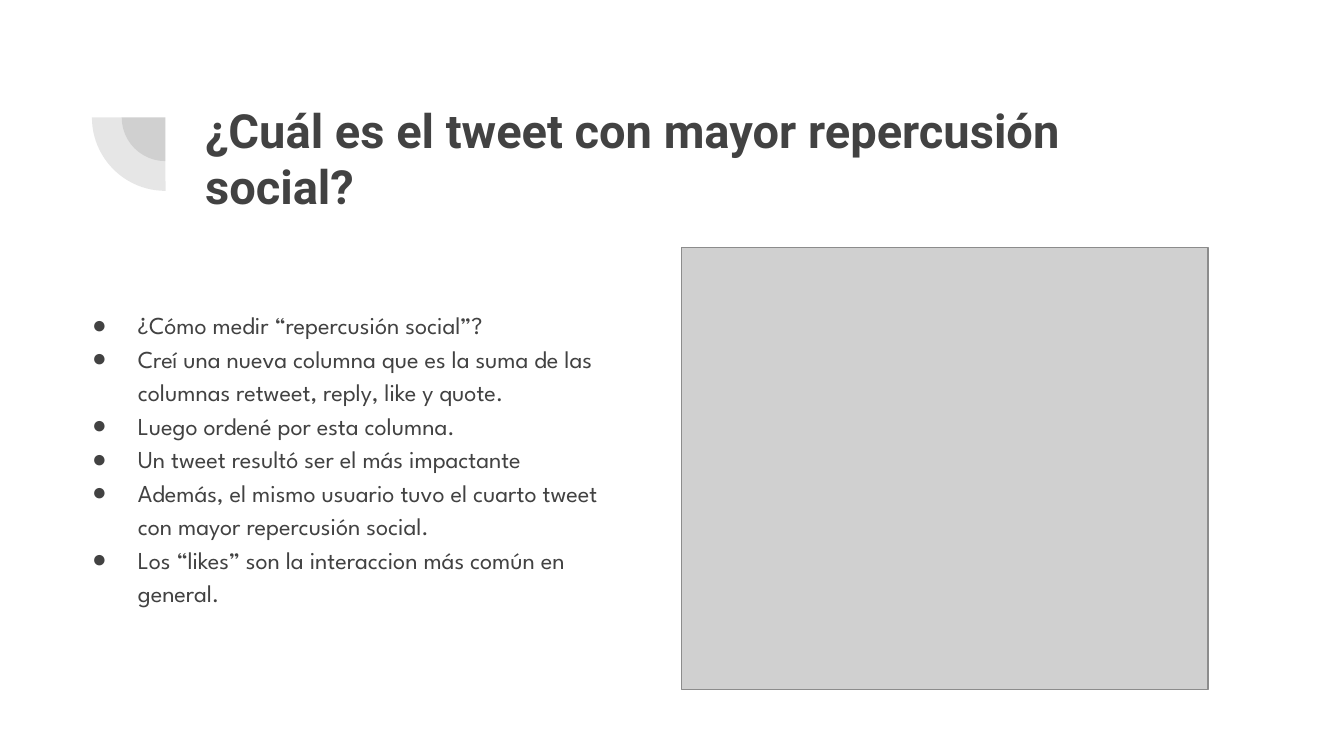
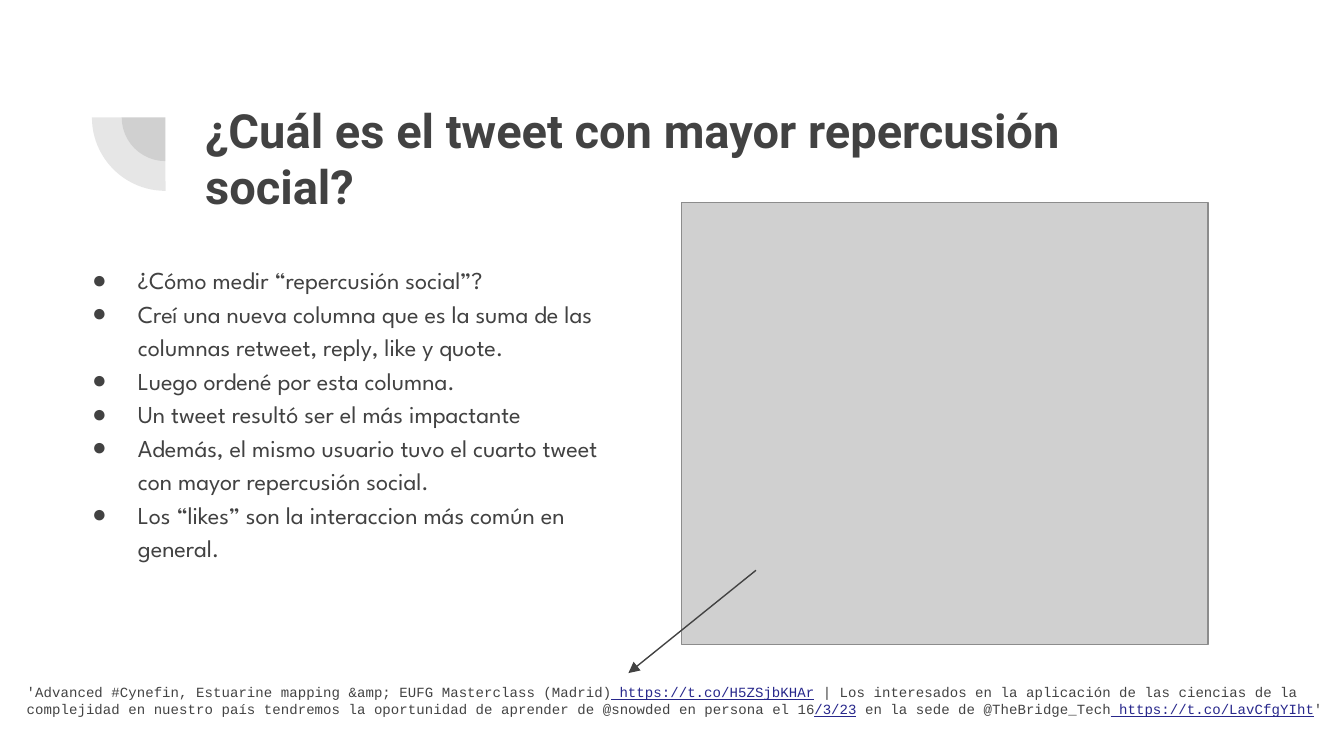
Before and after one commit to seenstevo/technical_test_interview, a slide deck: slide 6 of documents/¿Como se sientan sobre @TheBridge_Tech_.pptx. Drawn at 1344x756 pixels with LibreOffice and Linux fonts; fonts in the diff are those of the drawing; grey boxes stand for pictures. Boxes give left, top, right and bottom in pixels: in the first picture for what was removed or moved away, otherwise in the second. Text is boxed around its words. In the diff, an @@ line names an element or a change of style, - is before the commit and + after.

```diff
--- a/documents/¿Como se sientan sobre @TheBridge_Tech_.pptx
+++ b/documents/¿Como se sientan sobre @TheBridge_Tech_.pptx
@@ picture: place and size @@
-picture at (681,247,1208,689)
+picture at (681,203,1208,645)
@@ text "¿Cómo medir “repercusión social”?": place and size @@
-text "¿Cómo medir “repercusión social”?" at (138,317,598,608)
+text "¿Cómo medir “repercusión social”?" at (138,272,598,563)
@@ arrow added from (755, 570) to (629, 673), #424242 0.75 pt @@
@@ text added at (27,687,1322,717), 7.5 pt, text #434343 @@
+'Advanced #Cynefin, Estuarine mapping &amp; EUFG Masterclass (Madrid) https://t.co/H5ZSjbKHAr | Los interesados en la aplicación de las ciencias de la complejidad en nuestro país tendremos la oportunidad de aprender de @snowded en persona el 16/3/23 en la sede de @TheBridge_Tech https://t.co/LavCfgYIht'
```
Also in this commit, not shown: 4 other slides changed, 2 other files.
